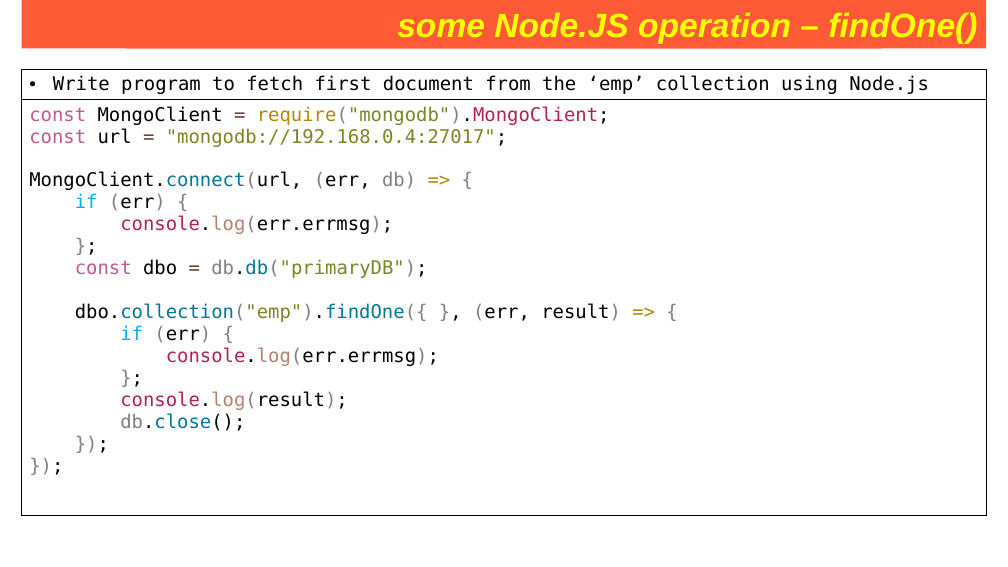
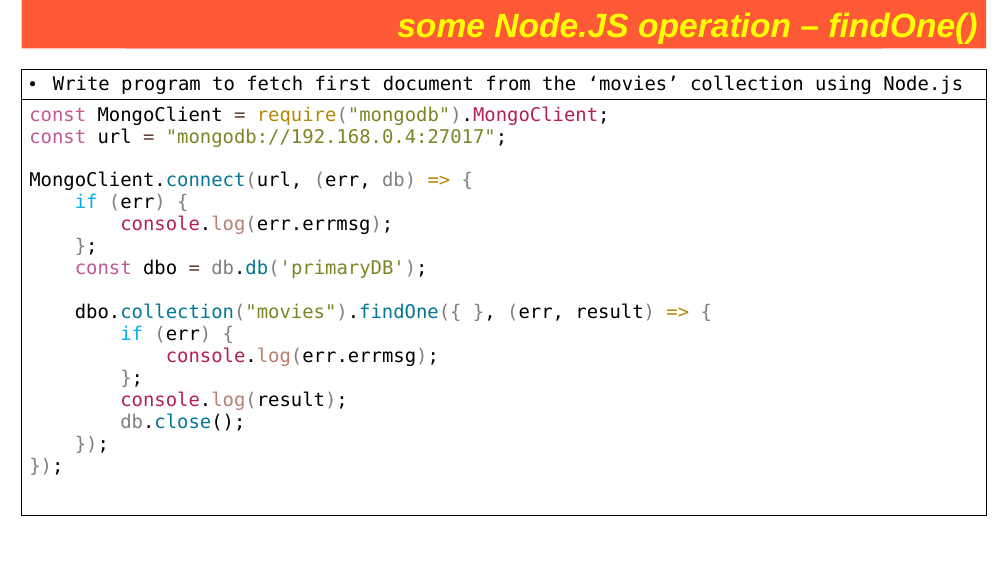
Before and after one commit to Saleel-Bagde/PPT-s, a slide deck: slide 254 of MongoDB PPT.pptx (slide 253 before the commit). Drawn at 1008x567 pixels with LibreOffice and Linux fonts; fonts in the diff are those of the drawing. Boxes give left, top, right and bottom in pixels: in the first picture for what was removed or moved away, otherwise in the second. Text is boxed around its words. In the diff, an @@ line names an element or a change of style, - is before the commit and + after.

```diff
--- a/MongoDB PPT.pptx
+++ b/MongoDB PPT.pptx
@@ table at (22, 70, 987, 516) @@
-row 1, column 1: Write program to fetch first document from the ‘emp’ collection using Node.js
+row 1, column 1: Write program to fetch first document from the ‘movies’ collection using Node.js
@@ row 2, column 1: "const MongoClient = require("mongodb").MongoClient; / const url = "mongodb://192.168.0.4:27017"; / MongoClient.connect(url, (err, db) => { / if (err) { / console.log(err.errmsg); / }; / const dbo = db.db("primaryDB"); / dbo.collection("emp").findOne({ }, (err, result) => { / if (err) { / console.log(err.errmsg); / }; / console.log(result); / db.close(); / }); / });" to "const MongoClient = require("mongodb").MongoClient; / const url = "mongodb://192.168.0.4:27017"; / MongoClient.connect(url, (err, db) => { / if (err) { / console.log(err.errmsg); / }; / const dbo = db.db('primaryDB'); / dbo.collection("movies").findOne({ }, (err, result) => { / if (err) { / console.log(err.errmsg); / }; / console.log(result); / db.close(); / }); / });" @@
```
Also in this commit, not shown: 5 other slides changed, 1 slide added.
